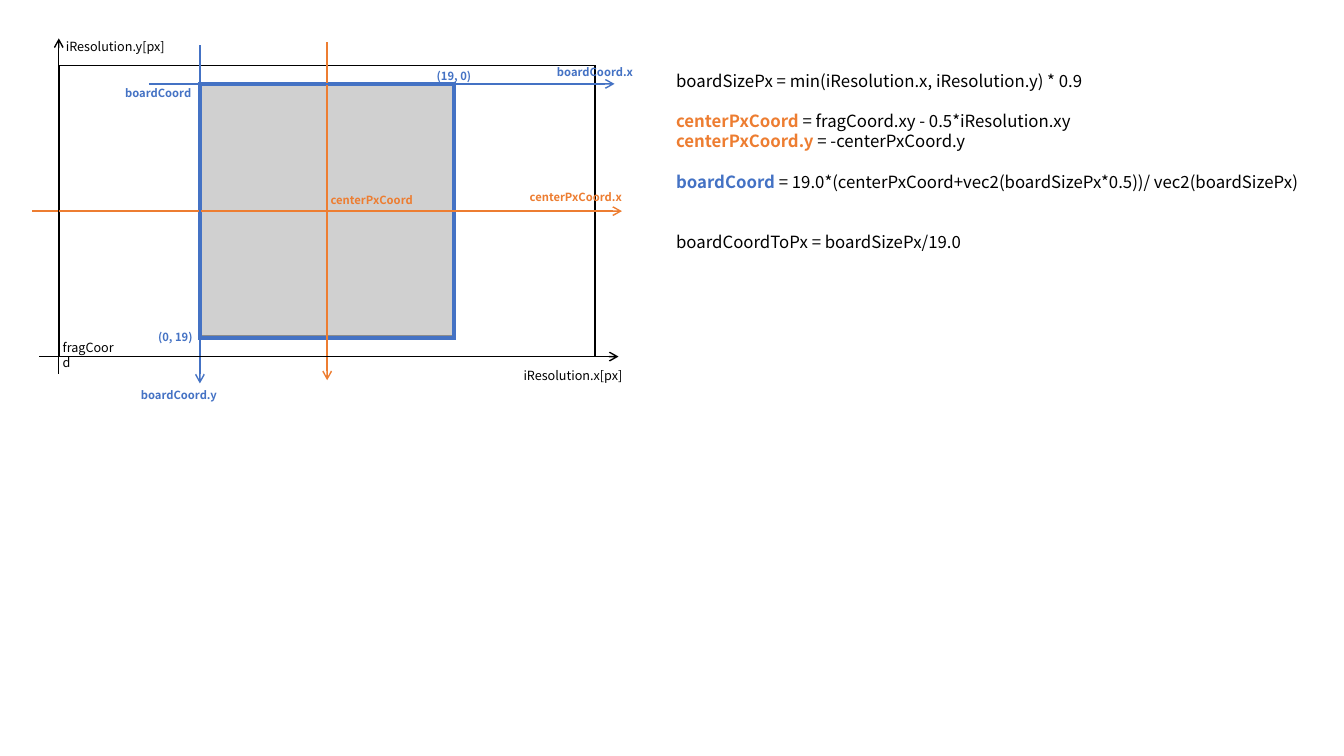
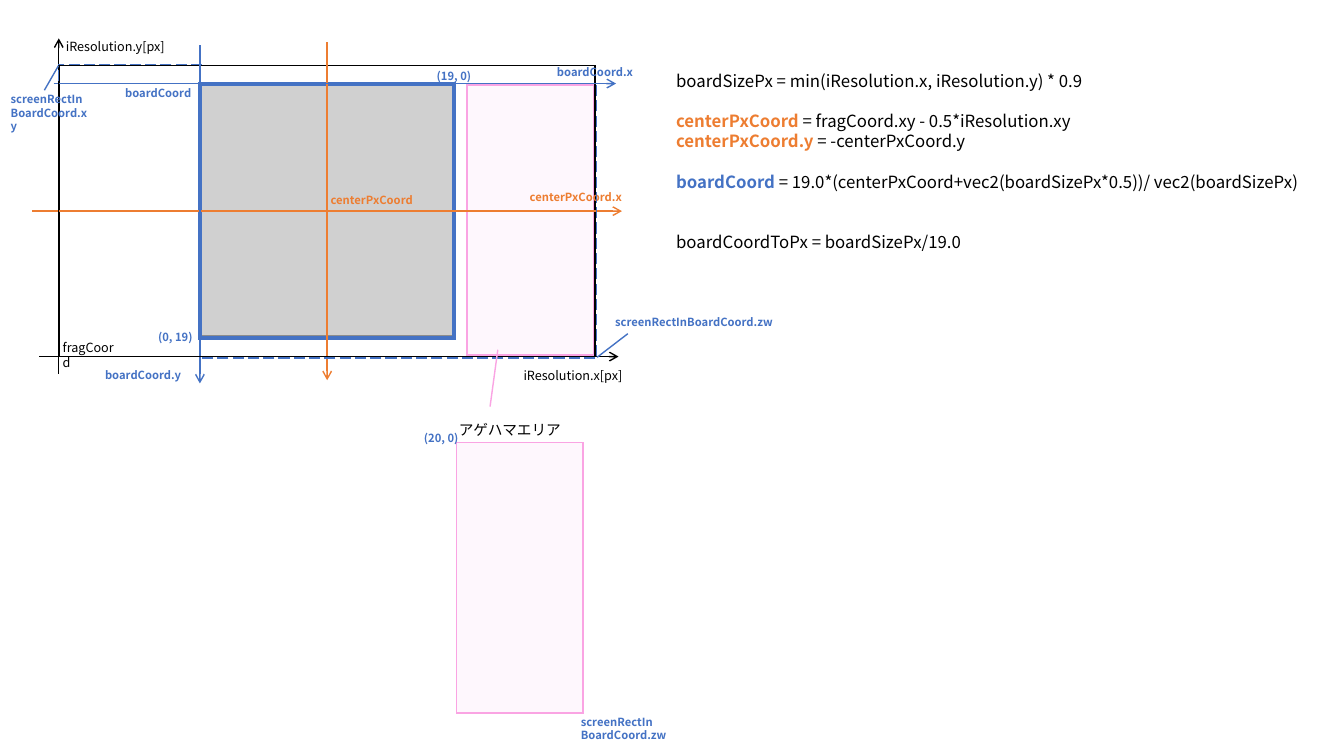
Before and after one commit to mu-777/igo_in_shadertoy, a slide deck: slide 2 of memo.pptx. Drawn at 1344x756 pixels with LibreOffice and Linux fonts; fonts in the diff are those of the drawing; grey boxes stand for pictures. Boxes give left, top, right and bottom in pixels: in the first picture for what was removed or moved away, otherwise in the second. Text is boxed around its words. In the diff, an @@ line names an element or a change of style, - is before the commit and + after.

Commit message:
Update memo for agehama

```diff
--- a/memo.pptx
+++ b/memo.pptx
@@ line added from (58, 66) to (44, 91), #4472C4 1 pt @@
@@ arrow moved from (149, 84) - (615, 84) to (53, 84) - (616, 84) @@
@@ line added from (58, 82) to (58, 68), #4472C4 1 pt dashed @@
@@ rectangle added at <box>467,85,594,355</box>, fill #FEE6FB at 30% opacity, outline #FAA4E3 1 pt @@
@@ line added from (597, 356) to (597, 85), #4472C4 1 pt dashed @@
@@ text added at <box>11,92,87,120</box>, 8 pt, text #4472C4, bold @@
+screenRectIn
+BoardCoord.xy
@@ text added at <box>615,317,773,326</box>, 8 pt, text #4472C4, bold @@
+screenRectInBoardCoord.zw
@@ line added from (595, 358) to (202, 358), #4472C4 1 pt dashed @@
@@ line added from (498, 350) to (490, 406), #FAA4E3 1 pt @@
@@ line added from (628, 334) to (597, 357), #4472C4 1 pt @@
@@ text "boardCoord.y": place and size @@
-text "boardCoord.y" at <box>141,390,217,402</box>
+text "boardCoord.y" at <box>105,370,181,382</box>
@@ text added at <box>424,433,459,445</box>, 8 pt, text #4472C4, bold @@
+(20, 0)
@@ rectangle added at <box>457,443,584,713</box>, fill #FEE6FB at 30% opacity, outline #FAA4E3 1 pt @@
@@ text added at <box>459,423,561,436</box>, 10.5 pt, text #000000 @@
+アゲハマエリア
@@ text added at <box>581,717,667,739</box>, 8 pt, text #4472C4, bold @@
+screenRectIn
+BoardCoord.zw
```
